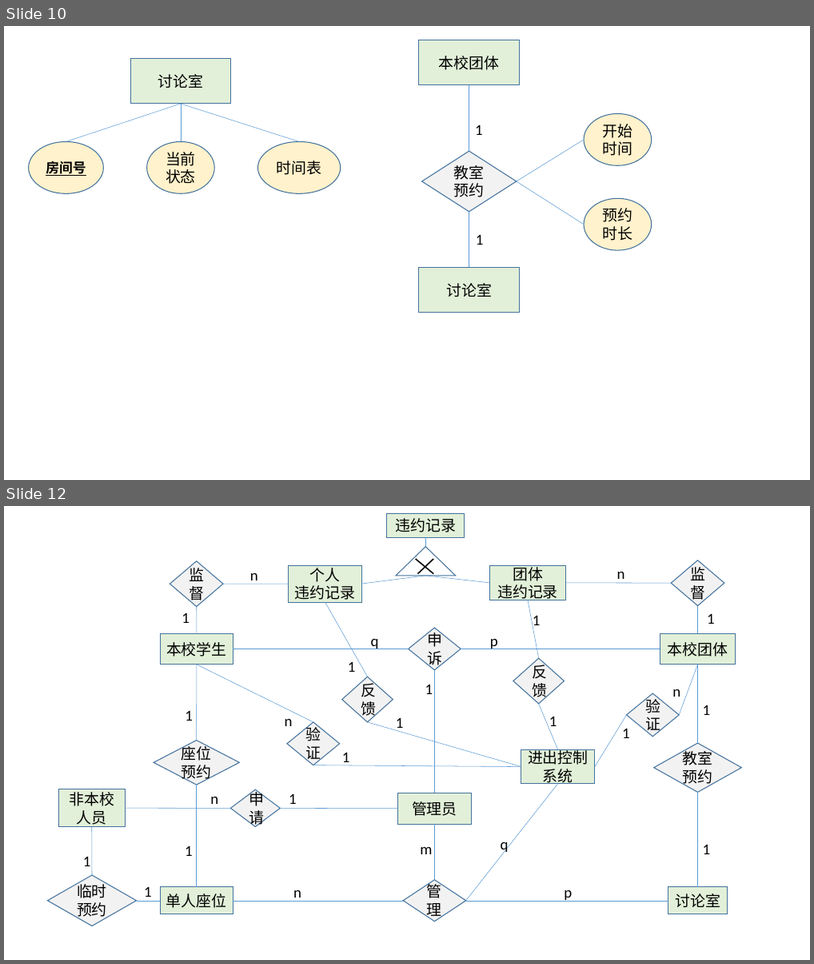
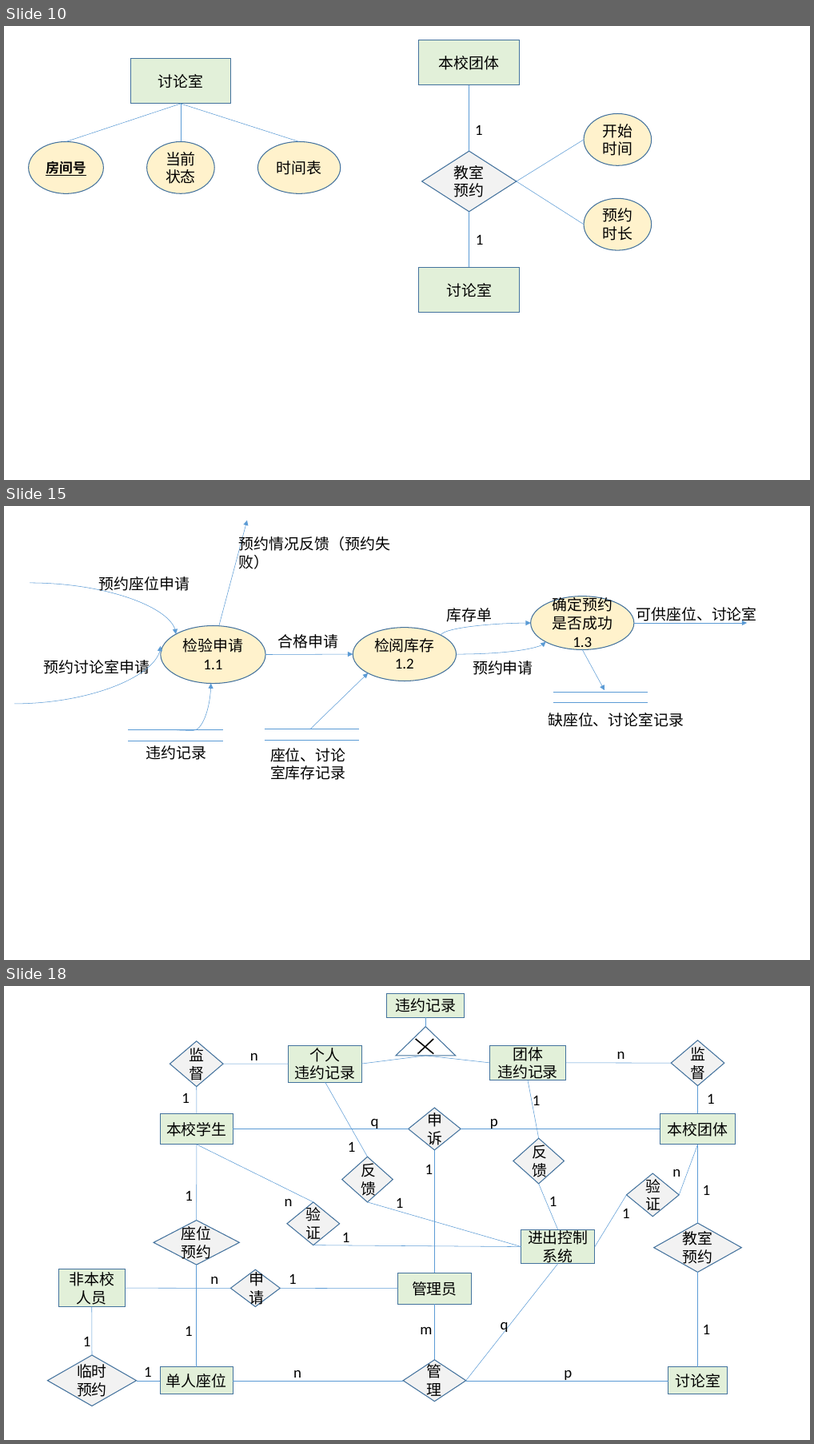
Before and after one commit to huangqiuyu/Database_BUAA, a slide deck: ours/E-R图初稿.pptx. Shown one above the other, each under a label of ours: slides 10 and 12 before the commit, slides 10, 15 and 18 after it; the slides between them are not shown. The pictures are 814x964 and 814x1444 pixels, drawn with LibreOffice and Linux fonts; fonts in the diff are those of the drawing. Boxes give left, top, right and bottom in pixels: in the first picture for what was removed or moved away, otherwise in the second. Text is boxed around its words. In the diff, an @@ line names an element or a change of style, - is before the commit and + after.

```diff
--- a/ours/E-R图初稿.pptx
+++ b/ours/E-R图初稿.pptx
@@ slide 15 added at bbox=[4, 506, 810, 960], background #FFFFFF @@
@@ arrow added from (219, 626) to (247, 520), #5B9BD5 0.5 pt @@
@@ text added at bbox=[239, 534, 390, 551], 18 pt, text #000000 @@
+预约情况反馈（预约失败）
@@ text added at bbox=[99, 576, 190, 594], 18 pt, text #000000 @@
+预约座位申请
@@ curved arrow added from (30, 583) to (176, 634), #5B9BD5 0.5 pt @@
@@ ellipse added at bbox=[531, 596, 634, 649], fill #FFF2CC, outline #43739E 1 pt, 18 pt, text #000000 @@
+确定预约是否成功1.3
@@ curved arrow added from (442, 636) to (531, 623), #5B9BD5 0.5 pt @@
@@ text added at bbox=[447, 608, 493, 625], 18 pt, text #000000 @@
+库存单
@@ arrow added from (634, 623) to (747, 623), #5B9BD5 0.5 pt @@
@@ text added at bbox=[637, 607, 758, 624], 18 pt, text #000000 @@
+可供座位、讨论室
@@ curved arrow added from (14, 704) to (161, 646), #5B9BD5 0.5 pt @@
@@ ellipse added at bbox=[161, 626, 266, 684], fill #FFF2CC, outline #43739E 1 pt, 18 pt, text #000000 @@
+检验申请
+1.1
@@ text added at bbox=[278, 634, 339, 648], 18 pt, text #000000 @@
+合格申请
@@ ellipse added at bbox=[353, 628, 457, 681], fill #FFF2CC, outline #43739E 1 pt, 18 pt, text #000000 @@
+检阅库存
+1.2
@@ curved arrow added from (457, 654) to (546, 641), #5B9BD5 0.5 pt @@
@@ arrow added from (583, 649) to (605, 690), #5B9BD5 0.5 pt @@
@@ text added at bbox=[44, 660, 150, 676], 18 pt, text #000000 @@
+预约讨论室申请
@@ arrow added from (266, 654) to (353, 654), #5B9BD5 0.5 pt @@
@@ arrow added from (310, 728) to (368, 673), #5B9BD5 0.5 pt @@
@@ text added at bbox=[473, 660, 534, 675], 18 pt, text #000000 @@
+预约申请
@@ curved arrow added from (176, 730) to (211, 684), #5B9BD5 0.5 pt @@
@@ line added from (554, 692) to (648, 692), #5B9BD5 0.5 pt @@
@@ text added at bbox=[548, 712, 684, 727], 18 pt, text #000000 @@
+缺座位、讨论室记录
@@ line added from (554, 703) to (648, 703), #5B9BD5 0.5 pt @@
@@ line added from (129, 730) to (223, 730), #5B9BD5 0.5 pt @@
@@ line added from (129, 740) to (223, 740), #5B9BD5 0.5 pt @@
@@ text added at bbox=[146, 745, 207, 760], 18 pt, text #000000 @@
+违约记录
@@ line added from (265, 728) to (360, 728), #5B9BD5 0.5 pt @@
@@ line added from (265, 740) to (360, 740), #5B9BD5 0.5 pt @@
@@ text added at bbox=[270, 748, 346, 780], 18 pt, text #000000 @@
+座位、讨论室库存记录
@@ what was slide 12 is now slide 18 @@
```
Also in this commit, not shown: 3 slides changed, 6 other slides added, 1 other file.
